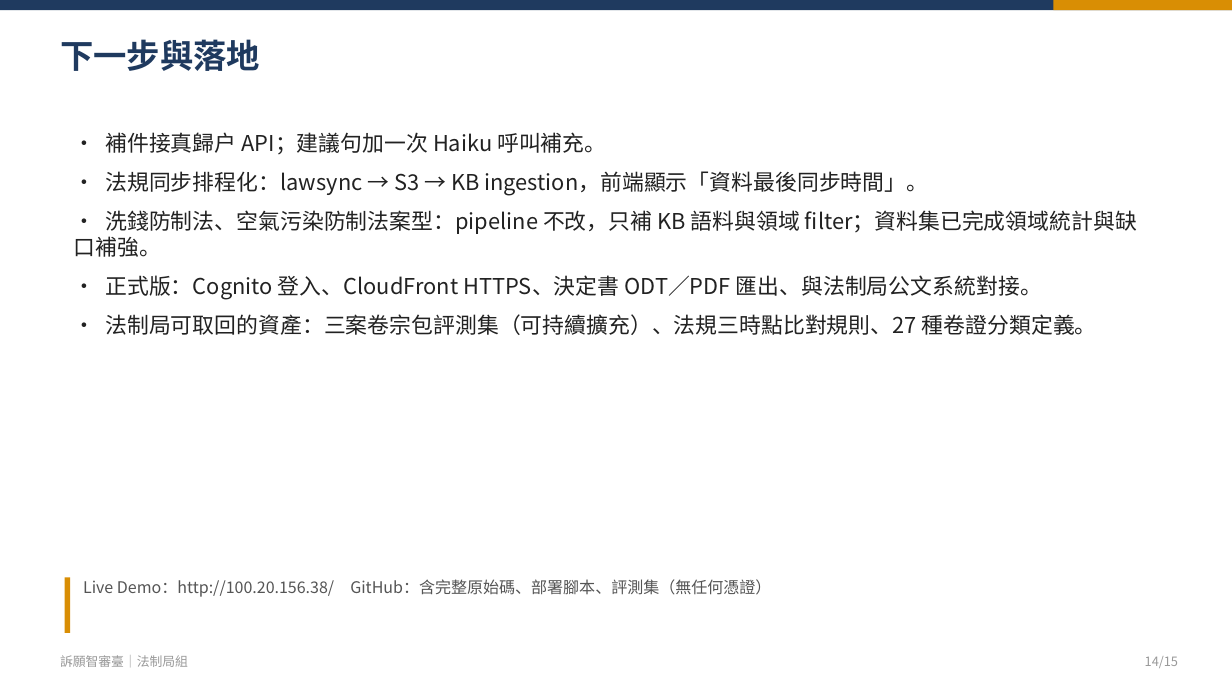
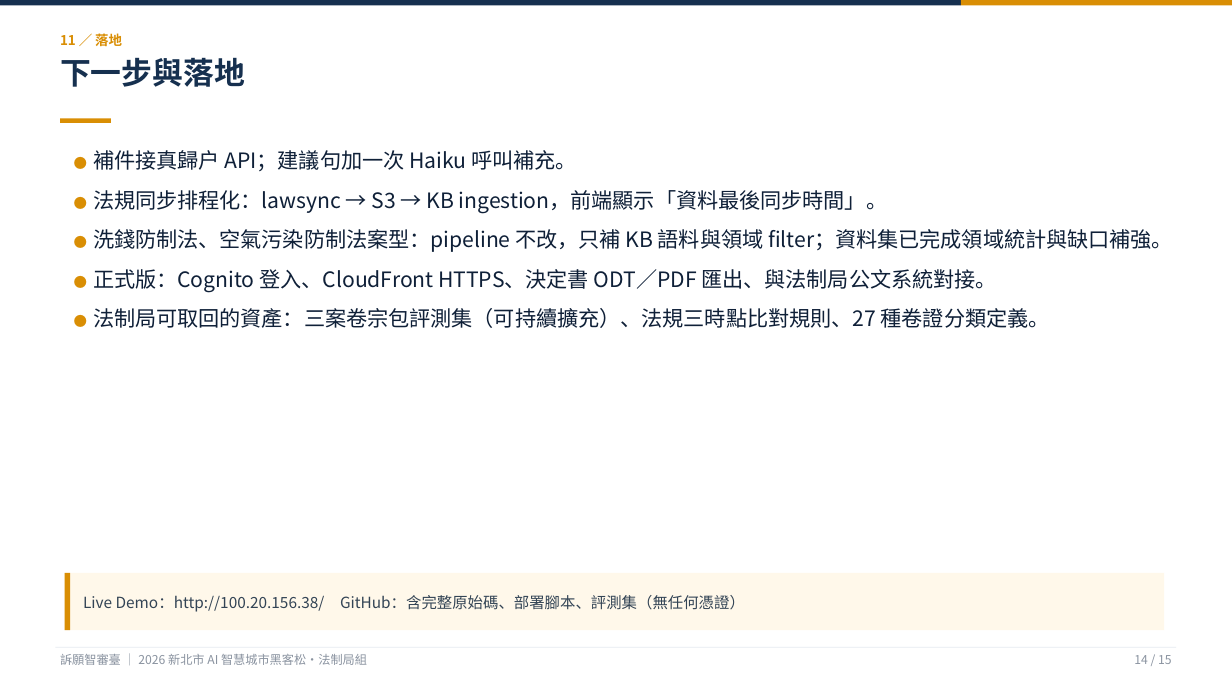
Before and after one commit to KevinMursh/hackathon_wisxxxx, a slide deck: slide 14 of docs/提案/提案簡報-訴願智審臺.pptx. Drawn at 1232x693 pixels with LibreOffice and Linux fonts; fonts in the diff are those of the drawing. Boxes give left, top, right and bottom in pixels: in the first picture for what was removed or moved away, otherwise in the second. Text is boxed around its words. In the diff, an @@ line names an element or a change of style, - is before the commit and + after.

```diff
--- a/docs/提案/提案簡報-訴願智審臺.pptx
+++ b/docs/提案/提案簡報-訴願智審臺.pptx
@@ rectangle: place and size @@
-rectangle at box(0, 0, 1232, 10)
+rectangle at box(0, 0, 961, 6)
@@ rectangle at box(0, 0, 961, 6): fill #1F3A5F to #16304F @@
@@ rectangle: place and size @@
-rectangle at box(1054, 0, 1232, 10)
+rectangle at box(961, 0, 1232, 6)
@@ text "下一步與落地": place and size @@
-text "下一步與落地" at box(60, 39, 260, 71)
+text "下一步與落地" at box(60, 57, 245, 87)
@@ text "下一步與落地" at box(60, 57, 245, 87): size 26 to 24 pt, text colour #1F3A5F to #16304F @@
@@ text added at box(60, 33, 122, 46), 10.5 pt, text #D98E04, bold @@
+11 ／ 落地
@@ rectangle added at box(60, 118, 111, 123), fill #D98E04 @@
@@ text at box(93, 150, 1173, 328): text changed; size 17 to 16.5 pt; text colour #222222 to #0F2038 @@
-• 補件接真歸戶 API；建議句加一次 Haiku 呼叫補充。
-• 法規同步排程化：lawsync → S3 → KB ingestion，前端顯示「資料最後同步時間」。
-• 洗錢防制法、空氣污染防制法案型：pipeline 不改，只補 KB 語料與領域 filter；資料集已完成領域統計與缺口補強。
-• 正式版：Cognito 登入、CloudFront HTTPS、決定書 ODT／PDF 匯出、與法制局公文系統對接。
-• 法制局可取回的資產：三案卷宗包評測集（可持續擴充）、法規三時點比對規則、27 種卷證分類定義。
+● 補件接真歸戶 API；建議句加一次 Haiku 呼叫補充。
+● 法規同步排程化：lawsync → S3 → KB ingestion，前端顯示「資料最後同步時間」。
+● 洗錢防制法、空氣污染防制法案型：pipeline 不改，只補 KB 語料與領域 filter；資料集已完成領域統計與缺口補強。
+● 正式版：Cognito 登入、CloudFront HTTPS、決定書 ODT／PDF 匯出、與法制局公文系統對接。
+● 法制局可取回的資產：三案卷宗包評測集（可持續擴充）、法規三時點比對規則、27 種卷證分類定義。
@@ rectangle: place and size @@
-rectangle at box(65, 578, 70, 633)
+rectangle at box(65, 573, 70, 630)
@@ rectangle added at box(65, 573, 1165, 630), fill #FFF8EA @@
@@ text "Live Demo：http://100.20.156.38/ GitHub：含完整原始碼、部署腳本、評測集（無任何憑證 ..." at box(83, 595, 745, 612): size 12.5 to 12 pt, text colour #555555 to #334455; vertical alignment top to middle @@
@@ rectangle added at box(55, 647, 1177, 648), fill #E6EAF0 @@
@@ text at box(60, 654, 367, 665): text changed; size 10 to 9.5 pt; text colour #999999 to #8A93A0 @@
-訴願智審臺｜法制局組
+訴願智審臺 ｜ 2026 新北市 AI 智慧城市黑客松・法制局組
@@ text at box(1134, 655, 1171, 664): text changed; size 10 to 9.5 pt; text colour #999999 to #8A93A0 @@
-14/15
+14 / 15
```
Also in this commit, not shown: 14 other slides changed, 17 other files.
